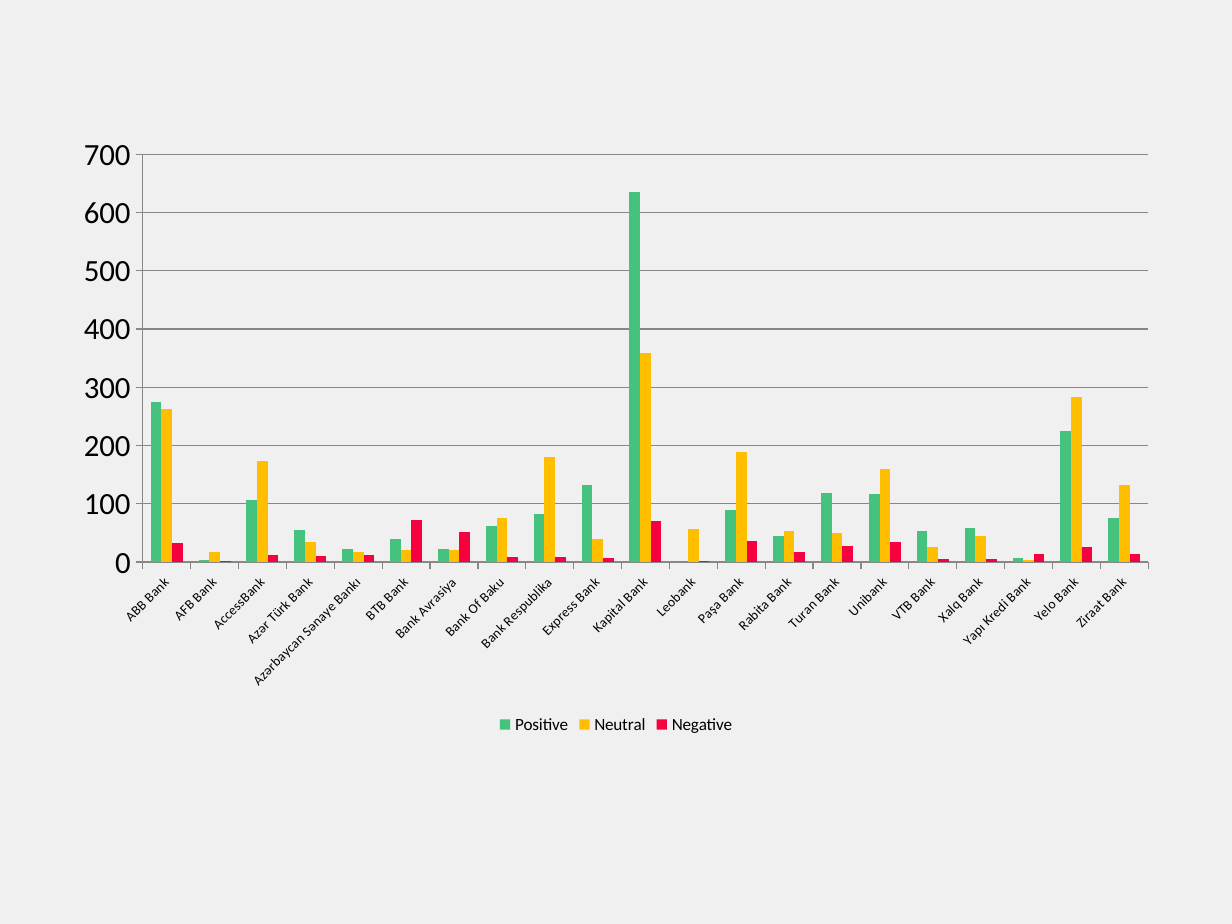
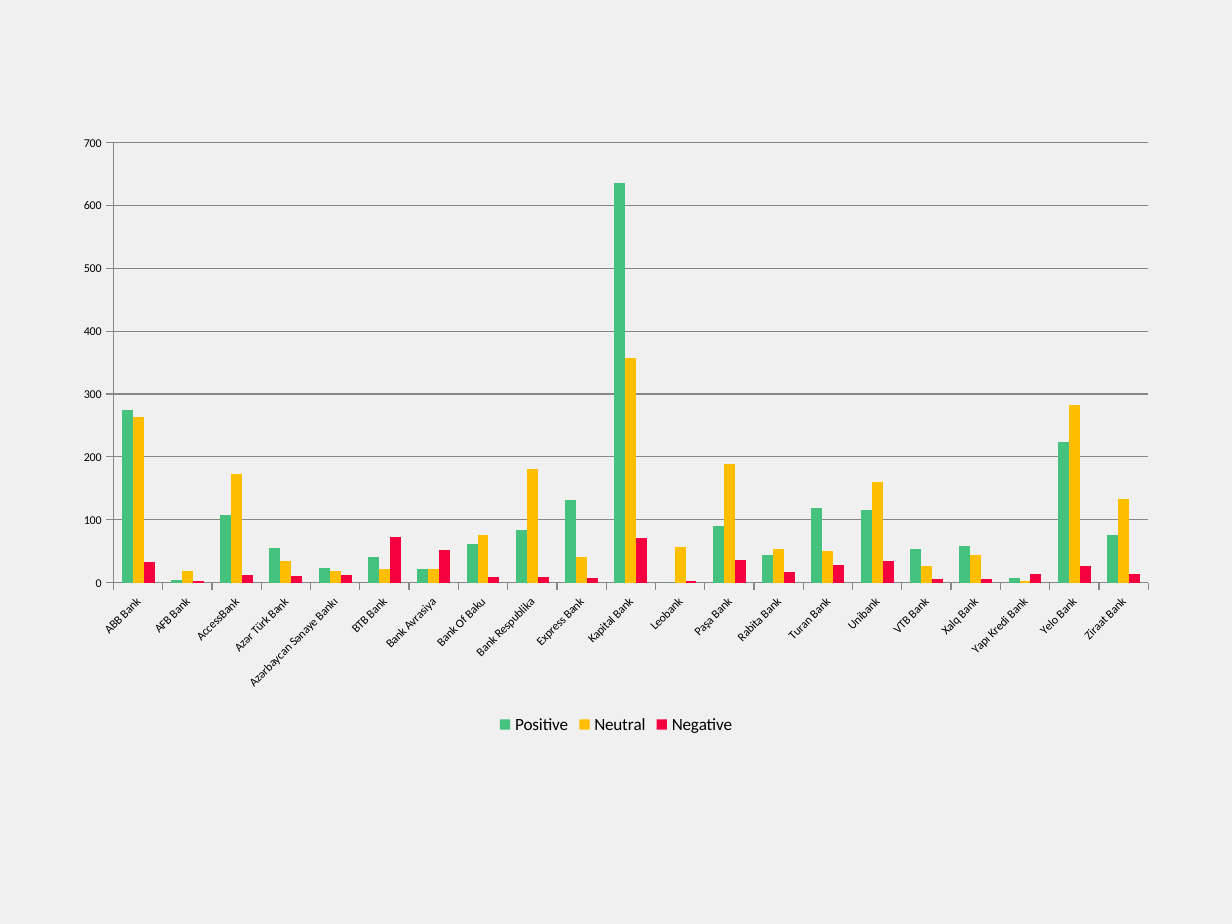
Before and after one commit to FidanEva/python_export_editable_ppt, a slide deck: slide 3 of backend/uploads/output.pptx. Drawn at 1232x924 pixels with LibreOffice and Linux fonts; fonts in the diff are those of the drawing. Boxes give left, top, right and bottom in pixels: in the first picture for what was removed or moved away, otherwise in the second. Text is boxed around its words. In the diff, an @@ line names an element or a change of style, - is before the commit and + after.

```diff
--- a/backend/uploads/output.pptx
+++ b/backend/uploads/output.pptx
@@ column chart at box(62, 123, 1170, 739) @@
@@ category axis changed @@
@@ value axis changed @@
```
Also in this commit, not shown: 3 other slides changed, 1 slide added, 1 other file.
